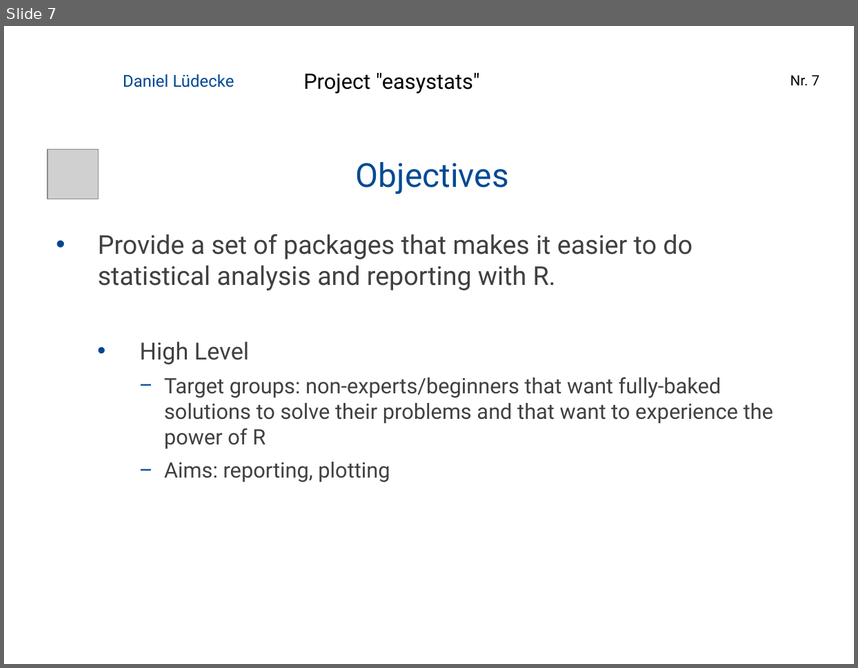
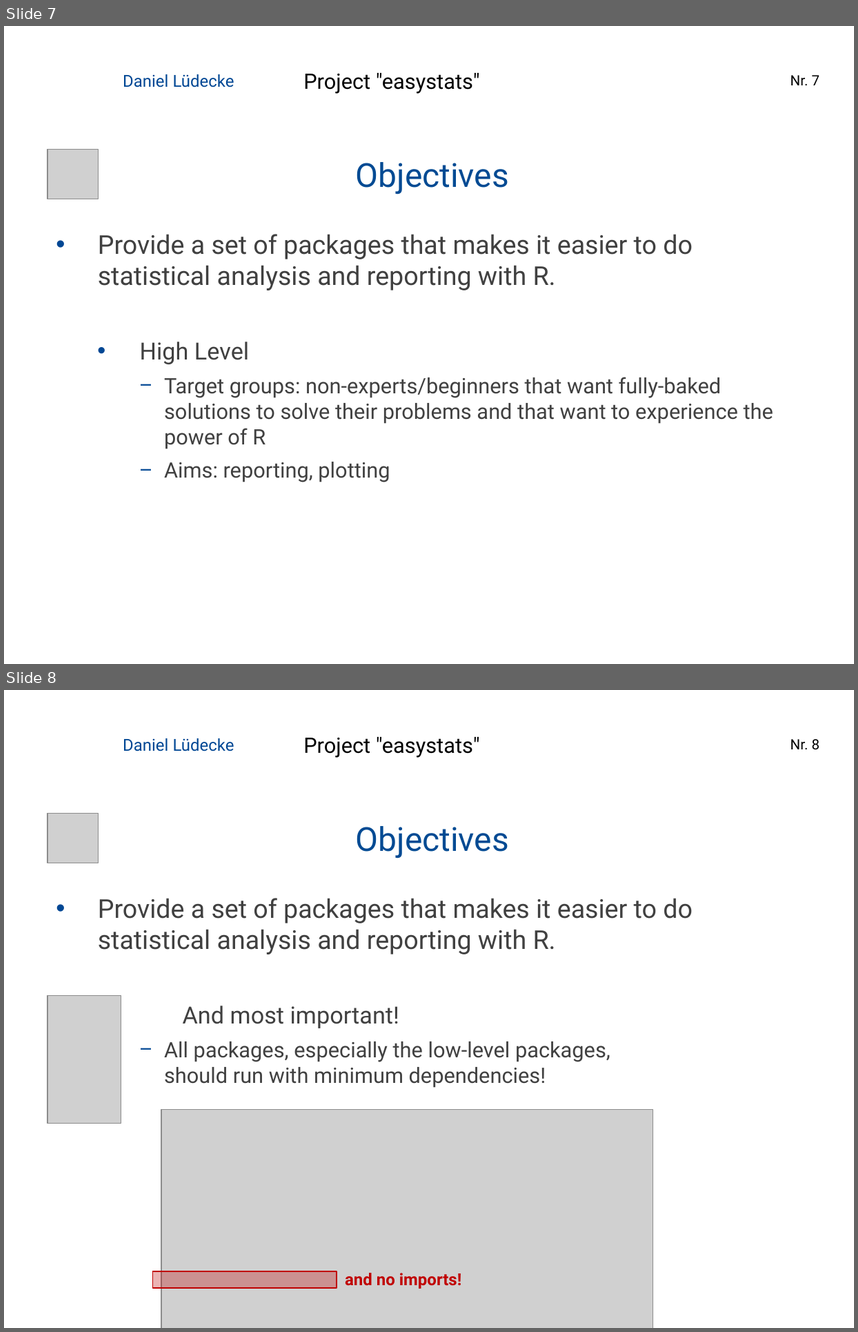
Before and after one commit to easystats/easystats, a slide deck: presentations/2019-02_Hamburg_RUG/1902 Hamburg RUG easystats.pptx. Shown one above the other, each under a label of ours: slide 7 before the commit, slides 7 and 8 after it. The pictures are 858x668 and 858x1332 pixels, drawn with LibreOffice and Linux fonts; fonts in the diff are those of the drawing; grey boxes stand for pictures; background and template pictures are left out. Boxes give left, top, right and bottom in pixels: in the first picture for what was removed or moved away, otherwise in the second. Text is boxed around its words. In the diff, an @@ line names an element or a change of style, - is before the commit and + after.

```diff
--- a/presentations/2019-02_Hamburg_RUG/1902 Hamburg RUG easystats.pptx
+++ b/presentations/2019-02_Hamburg_RUG/1902 Hamburg RUG easystats.pptx
@@ slide 8 added at [4,690,854,1328], background #FFFFFF @@
@@ text added at [123,738,234,751], 14 pt, text #004794 @@
+Daniel Lüdecke
@@ text added at [303,737,480,758], 18 pt, text #000000 @@
+Project "easystats"
@@ page number added at [791,739,820,750], 12 pt, text #000000 @@
+Nr. 8
@@ picture added at [47,814,98,863] @@
@@ title added at [356,826,509,858], 28 pt, text #004A93 @@
+Objectives
@@ text added at [98,898,693,1087], 22 pt, text #404040 @@
+• Provide a set of packages that makes it easier to do statistical analysis and reporting with R.
+  And most important!
+    − All packages, especially the low-level packages,
+      should run with minimum dependencies!
@@ picture added at [47,995,121,1123] @@
@@ picture added at [161,1109,653,1328] @@
@@ rectangle added at [153,1270,337,1288], fill #C00000 at 30% opacity, outline #C00000 1 pt @@
@@ text added at [345,1272,461,1288], 14 pt, text #C00000, bold @@
+and no imports!
```
Also in this commit, not shown: 5 slides changed, 3 other slides added, 1 other file.
